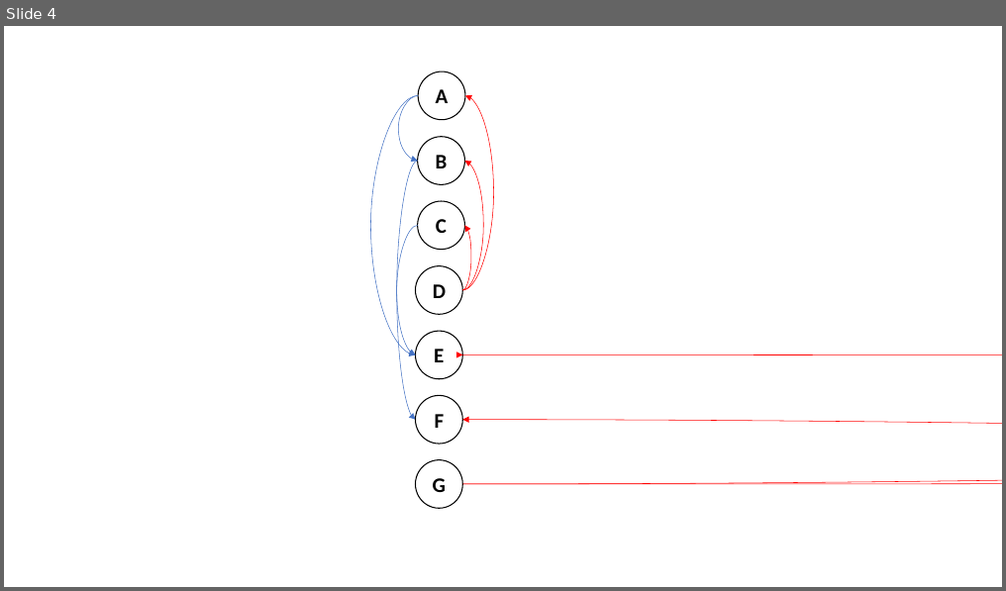
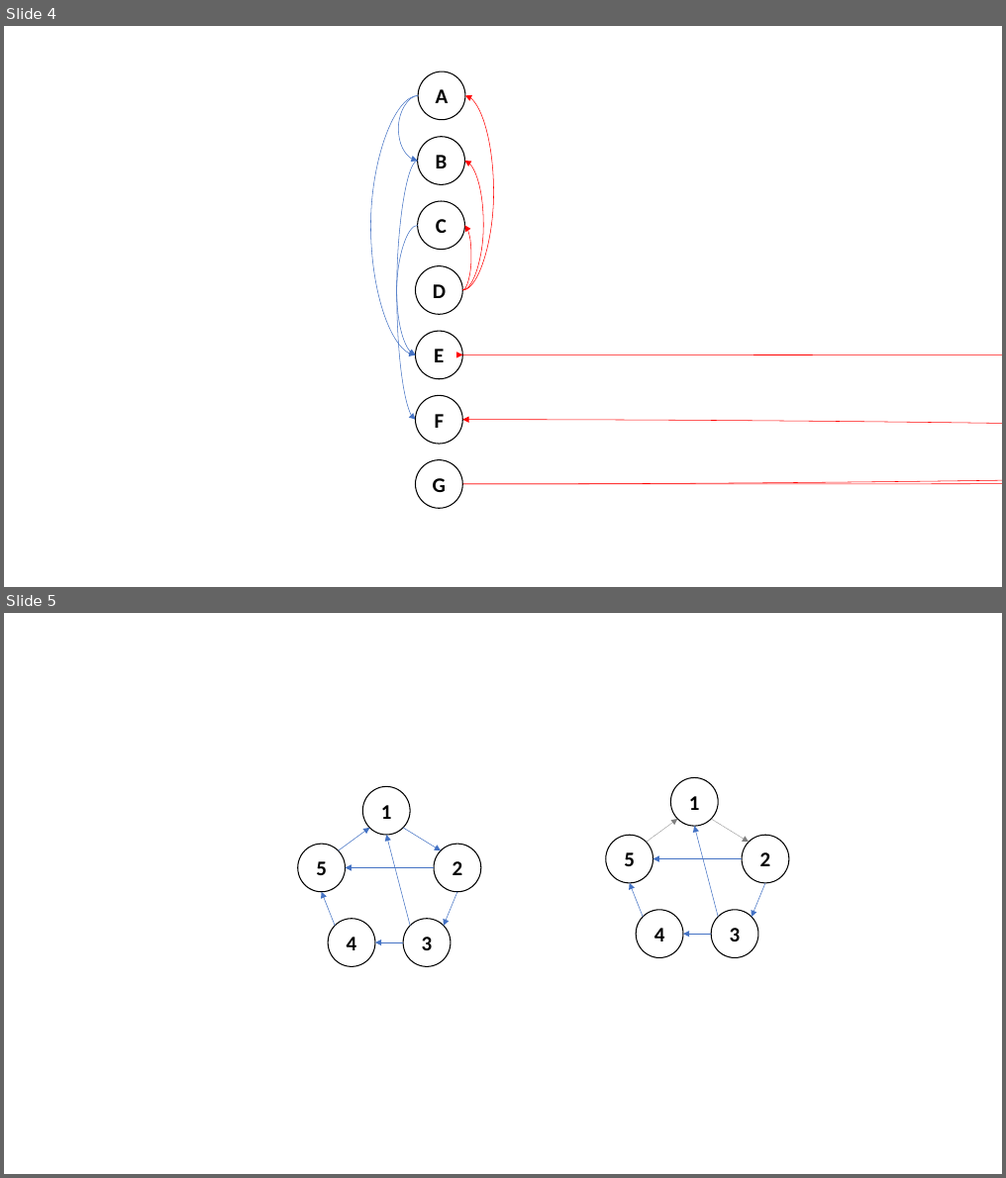
Before and after one commit to zeqianli/ExtremalOptimization, a slide deck: figures.pptx. Shown one above the other, each under a label of ours: slide 4 before the commit, slides 4 and 5 after it. The pictures are 1006x591 and 1006x1178 pixels, drawn with LibreOffice and Linux fonts; fonts in the diff are those of the drawing. Boxes give left, top, right and bottom in pixels: in the first picture for what was removed or moved away, otherwise in the second. Text is boxed around its words. In the diff, an @@ line names an element or a change of style, - is before the commit and + after.

```diff
--- a/figures.pptx
+++ b/figures.pptx
@@ slide 5 added at [4,613,1002,1174], background #FFFFFF @@
@@ group added at [606,777,789,959]: 7 arrows, 5 ellipses @@
+1
+2
+5
+4
+3
@@ group added at [298,786,481,966]: 7 arrows, 5 ellipses @@
+1
+2
+5
+4
+3
```
Also in this commit, not shown: 1 slide changed, 2 other slides added, 1 slide removed, 11 other files.
